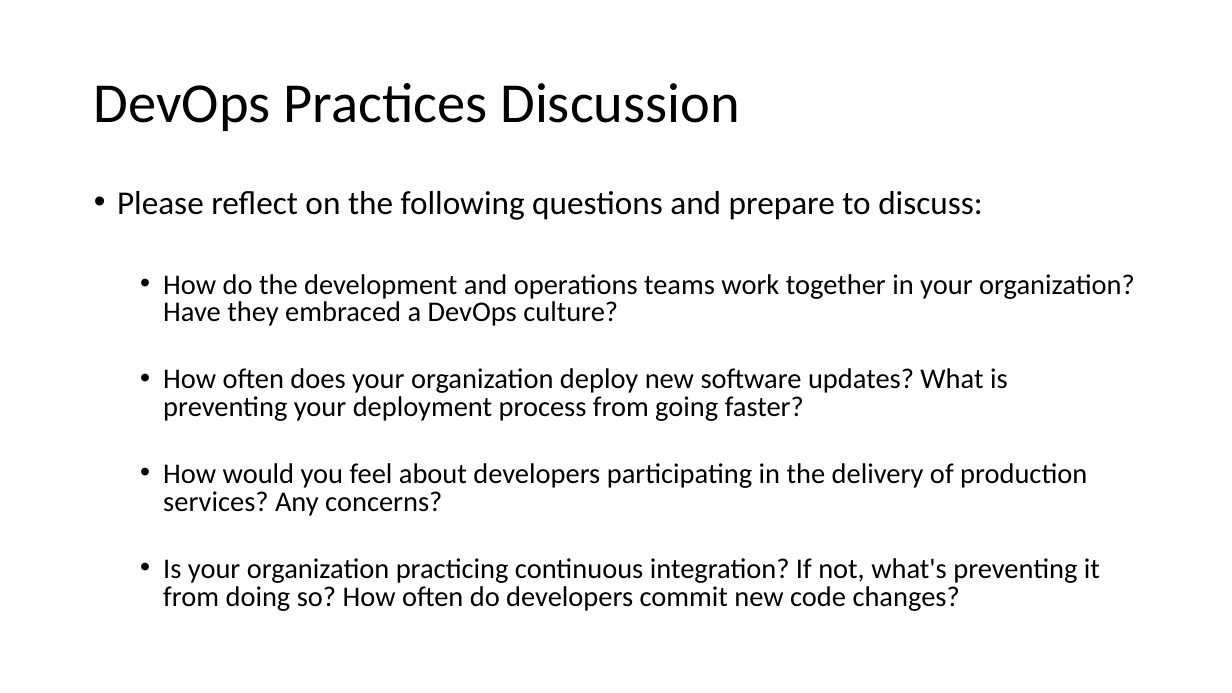
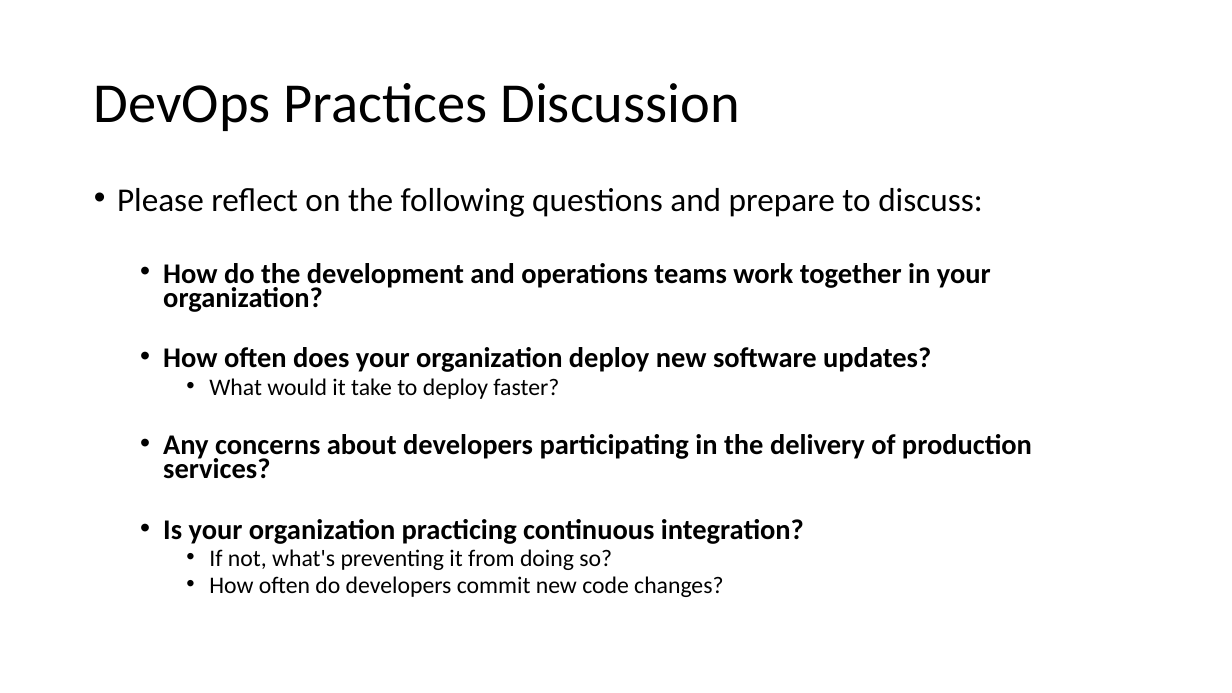
Before and after one commit to jasondbaker/infrastructure-class, a slide deck: slide 9 of lectures/lecture-review-week-8.pptx. Drawn at 1232x693 pixels with LibreOffice and Linux fonts; fonts in the diff are those of the drawing. Boxes give left, top, right and bottom in pixels: in the first picture for what was removed or moved away, otherwise in the second. Text is boxed around its words. In the diff, an @@ line names an element or a change of style, - is before the commit and + after.

Commit message:
update lecture 9

```diff
--- a/lectures/lecture-review-week-8.pptx
+++ b/lectures/lecture-review-week-8.pptx
@@ text at [117, 188, 982, 217]: line spacing 0.8 to 0.7 @@
@@ text at [163, 263, 1032, 597]: text changed; bold on @@
-  • How do the development and operations teams work together in your organization? Have they embraced a DevOps culture?
-  • How often does your organization deploy new software updates? What is preventing your deployment process from going faster?
-  • How would you feel about developers participating in the delivery of production services? Any concerns?
-  • Is your organization practicing continuous integration? If not, what's preventing it from doing so? How often do developers commit new code changes?
+  • How do the development and operations teams work together in your organization?
+  • How often does your organization deploy new software updates?
+    • What would it take to deploy faster?
+  • Any concerns about developers participating in the delivery of production services?
+  • Is your organization practicing continuous integration?
+    • If not, what's preventing it from doing so?
+    • How often do developers commit new code changes?
```
Also in this commit, not shown: 1 other slide changed, 1 other file.
